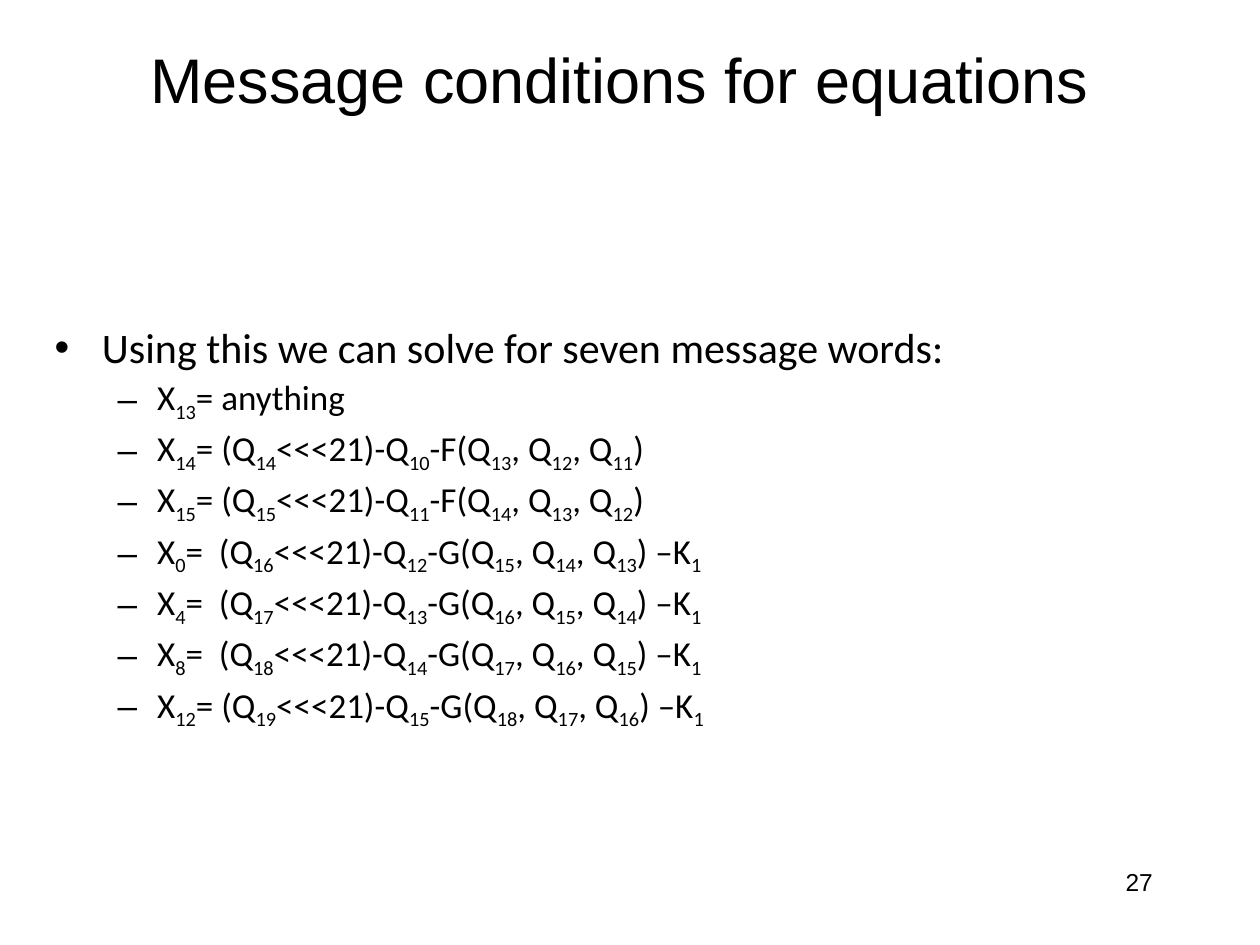
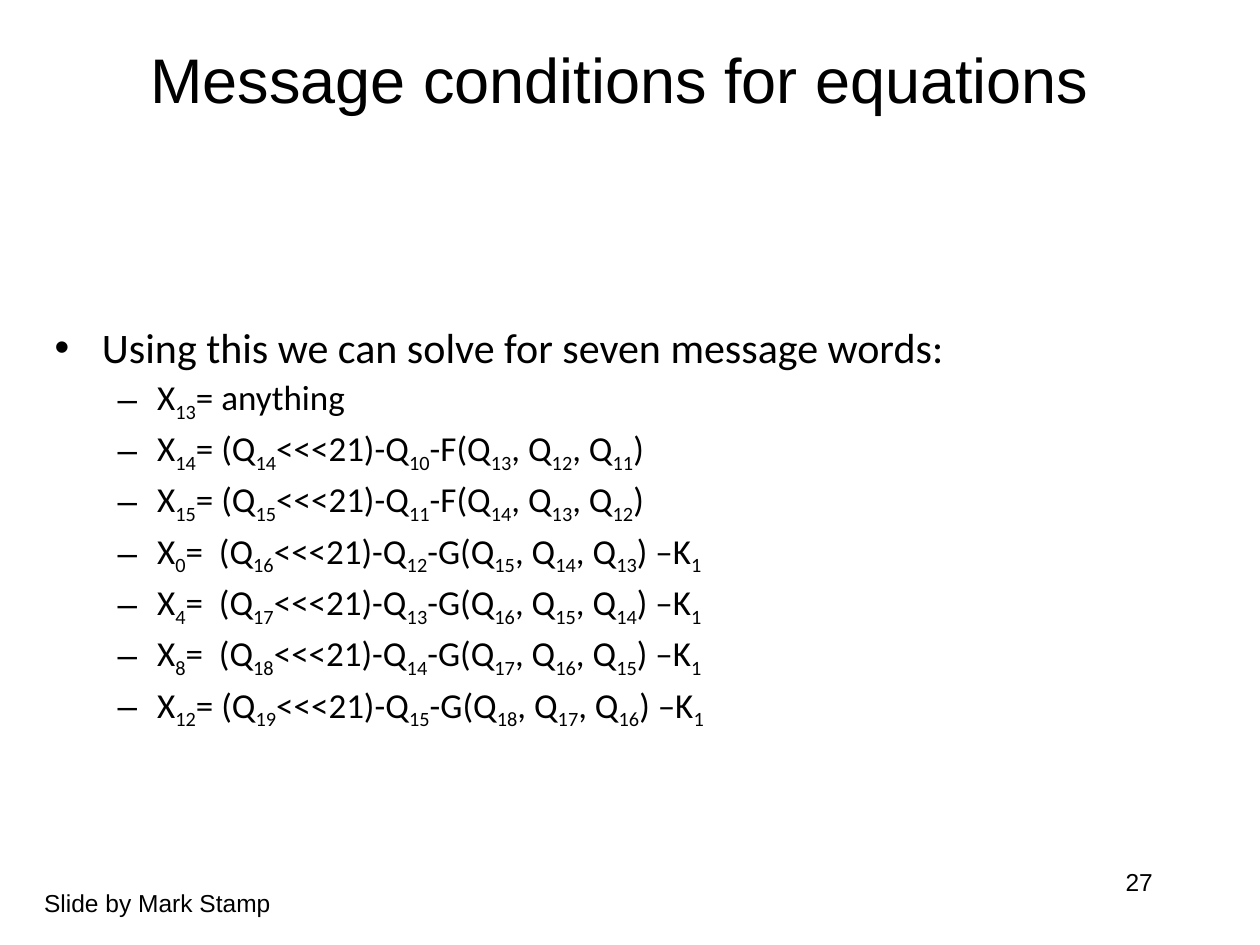
Before and after one commit to jlmucb/class_notes, a slide deck: slide 27 of BerkeleyClass/CS290Spring2013/Lectures/Cryptoclass6.pptx. Drawn at 1260x945 pixels with LibreOffice and Linux fonts; fonts in the diff are those of the drawing. Boxes give left, top, right and bottom in pixels: in the first picture for what was removed or moved away, otherwise in the second. Text is boxed around its words. In the diff, an @@ line names an element or a change of style, - is before the commit and + after.

```diff
--- a/BerkeleyClass/CS290Spring2013/Lectures/Cryptoclass6.pptx
+++ b/BerkeleyClass/CS290Spring2013/Lectures/Cryptoclass6.pptx
@@ text added at box(44, 894, 270, 917), 14 pt, text #000000 @@
+Slide by Mark Stamp
```
Also in this commit, not shown: 16 other slides changed, 1 other file.
